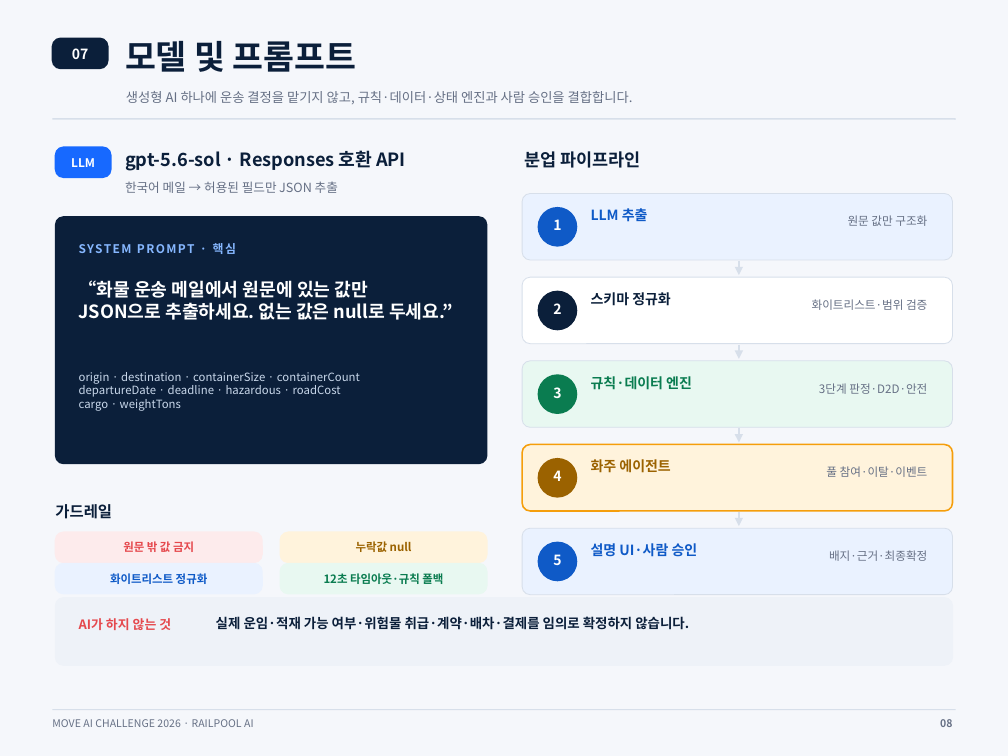
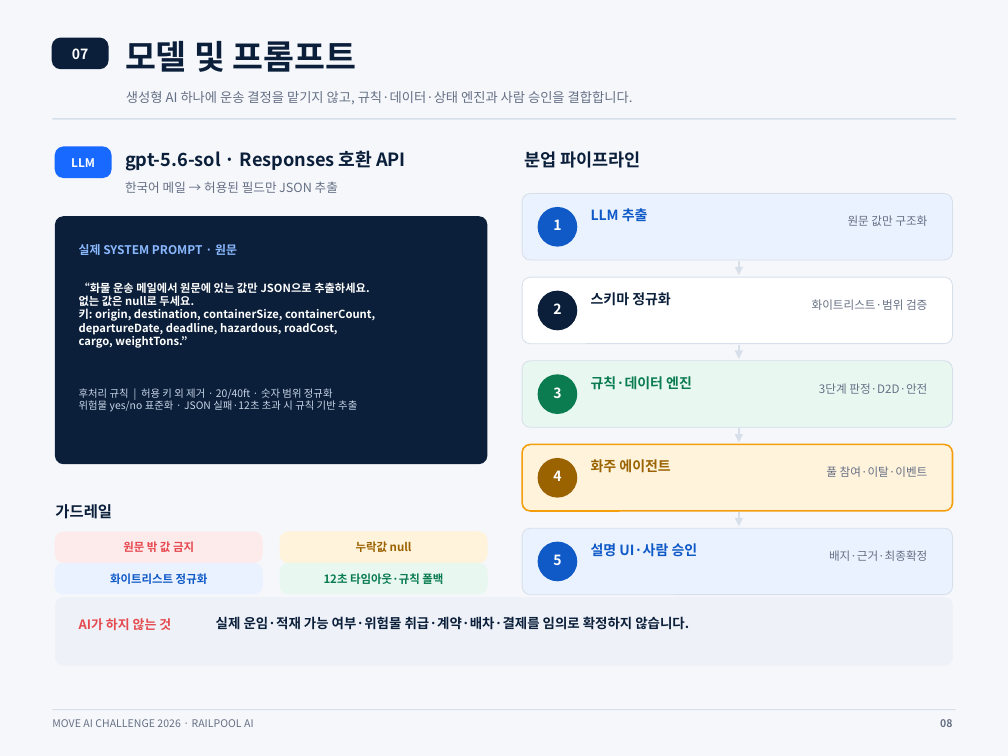
Before and after one commit to tory-win/Galaxy_Express_99, a slide deck: slide 8 of RAILPOOL_AI_최종결과보고서_RailFit내용반영본_편집본.pptx. Drawn at 1008x756 pixels with LibreOffice and Linux fonts; fonts in the diff are those of the drawing. Boxes give left, top, right and bottom in pixels: in the first picture for what was removed or moved away, otherwise in the second. Text is boxed around its words. In the diff, an @@ line names an element or a change of style, - is before the commit and + after.

```diff
--- a/RAILPOOL_AI_최종결과보고서_RailFit내용반영본_편집본.pptx
+++ b/RAILPOOL_AI_최종결과보고서_RailFit내용반영본_편집본.pptx
@@ text at bbox=[79, 244, 237, 255]: text changed; text colour #86B7FF to #8BB9FF @@
-SYSTEM PROMPT · 핵심
+실제 SYSTEM PROMPT · 원문
@@ text at bbox=[79, 282, 375, 348]: text changed; size 13 to 8 pt @@
-“화물 운송 메일에서 원문에 있는 값만
-JSON으로 추출하세요. 없는 값은 null로 두세요.”
+“화물 운송 메일에서 원문에 있는 값만 JSON으로 추출하세요.
+없는 값은 null로 두세요.
+키: origin, destination, containerSize, containerCount,
+departureDate, deadline, hazardous, roadCost,
+cargo, weightTons.”
@@ text "“화물 운송 메일에서 원문에 있는 ..." at bbox=[79, 282, 375, 348]: vertical alignment top to middle @@
@@ text "후처리 규칙 | 허용 키 ..." at bbox=[79, 388, 357, 412]: vertical alignment top to middle @@
@@ text at bbox=[79, 388, 357, 412]: text changed; size 8.1 to 7.4 pt; text colour #C8D7EA to #C7D5E7 @@
-origin · destination · containerSize · containerCount
-departureDate · deadline · hazardous · roadCost
-cargo · weightTons
+후처리 규칙 | 허용 키 외 제거 · 20/40ft · 숫자 범위 정규화
+위험물 yes/no 표준화 · JSON 실패·12초 초과 시 규칙 기반 추출
```
Also in this commit, not shown: 1 other file.
